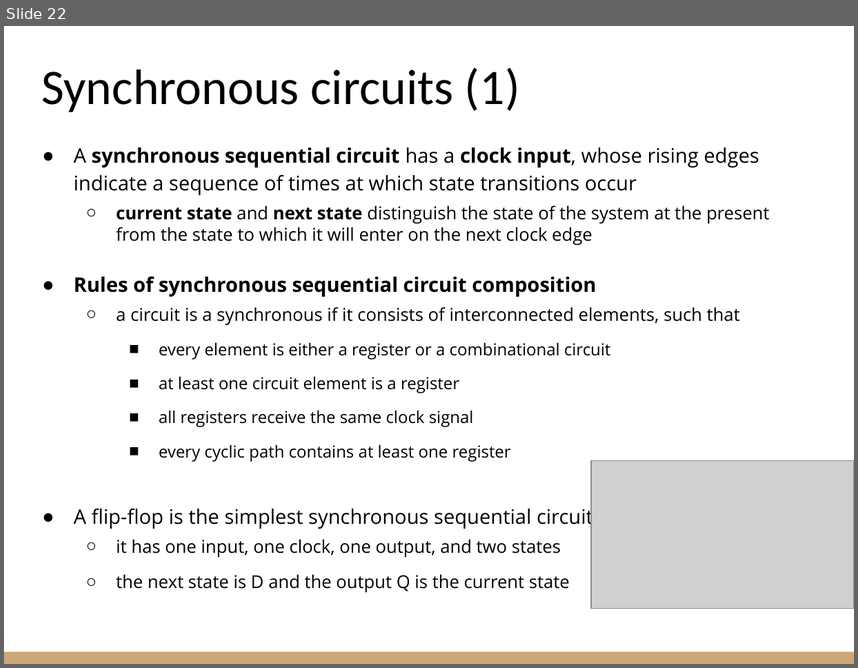
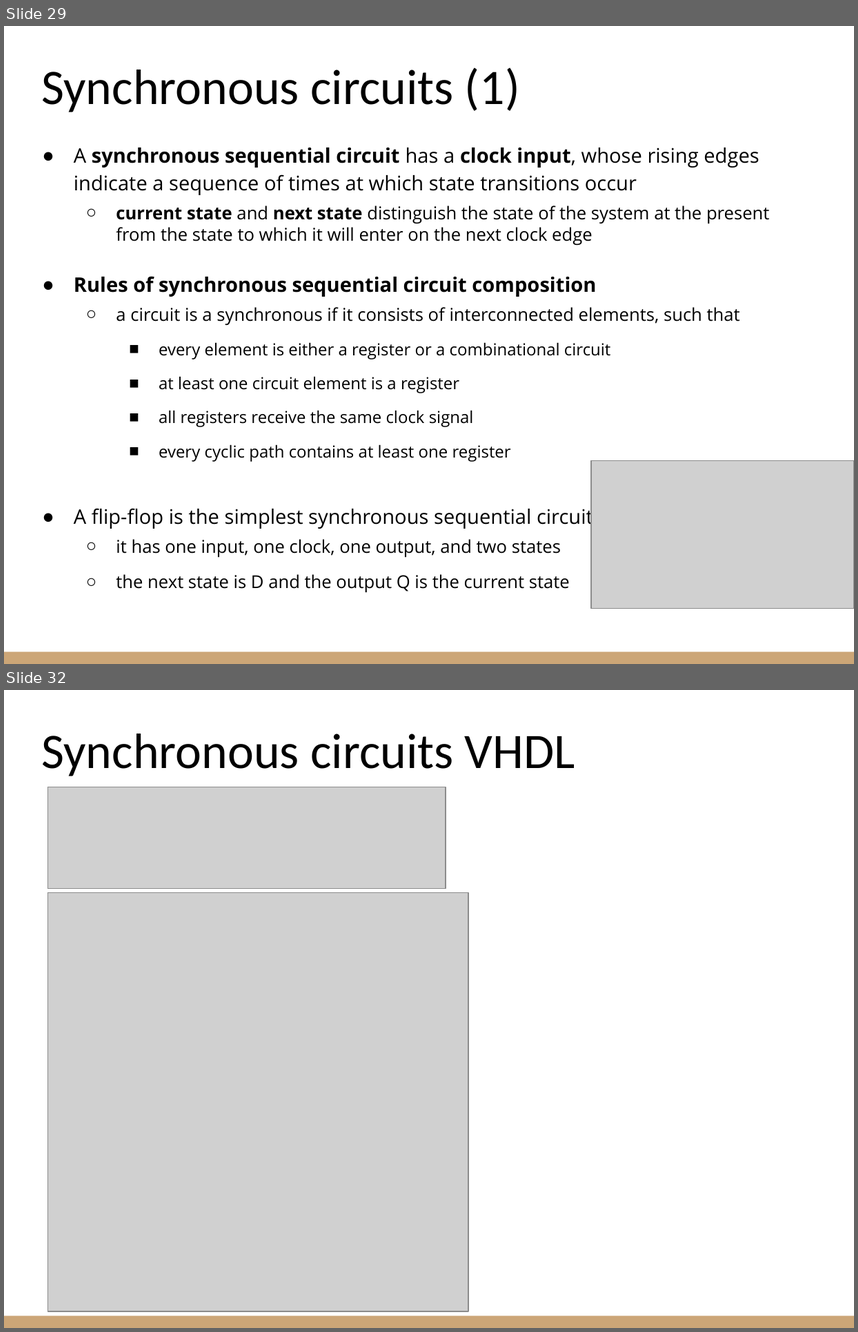
Before and after one commit to riccardoberta/esd, a slide deck: 09 - Sequential Circuits/slides.pptx. Shown one above the other, each under a label of ours: slide 22 before the commit, slides 29 and 32 after it; the slides between them are not shown. The pictures are 858x668 and 858x1332 pixels, drawn with LibreOffice and Linux fonts; fonts in the diff are those of the drawing; grey boxes stand for pictures. Boxes give left, top, right and bottom in pixels: in the first picture for what was removed or moved away, otherwise in the second. Text is boxed around its words. In the diff, an @@ line names an element or a change of style, - is before the commit and + after.

Commit message:
Added exercises to sequential circuits

```diff
--- a/09 - Sequential Circuits/slides.pptx
+++ b/09 - Sequential Circuits/slides.pptx
@@ slide 32 added at <box>4,690,854,1328</box>, background #FFFFFF; not listed: 1 template element that a slide beside it also shows @@
@@ title added at <box>41,733,575,776</box>, 42 pt, text #000000 @@
+Synchronous circuits VHDL
@@ picture added at <box>47,787,445,888</box> @@
@@ picture added at <box>47,893,468,1312</box> @@
@@ what was slide 22 is now slide 29 @@
```
Also in this commit, not shown: 8 slides changed, 7 other slides added, 4 slides removed, 36 other files.
